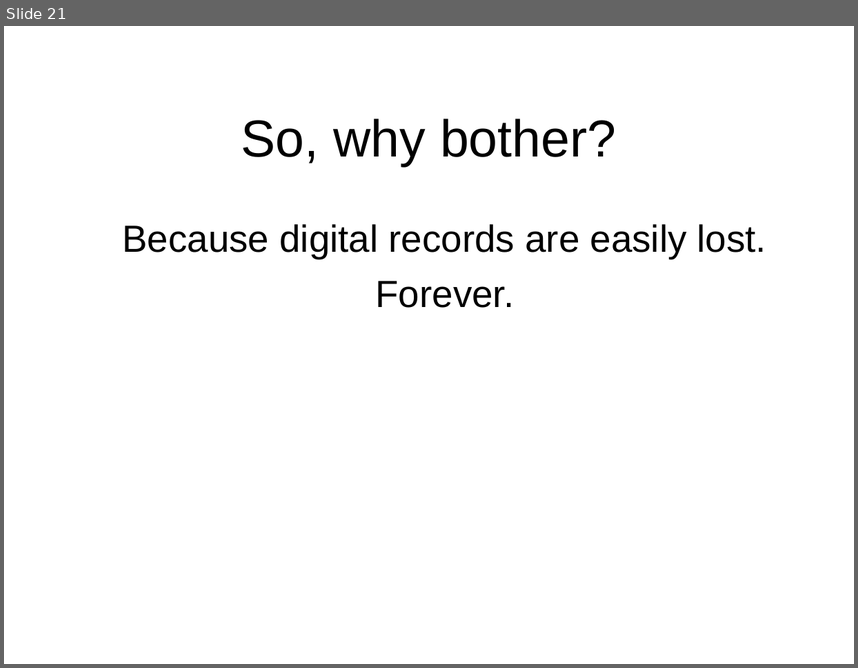
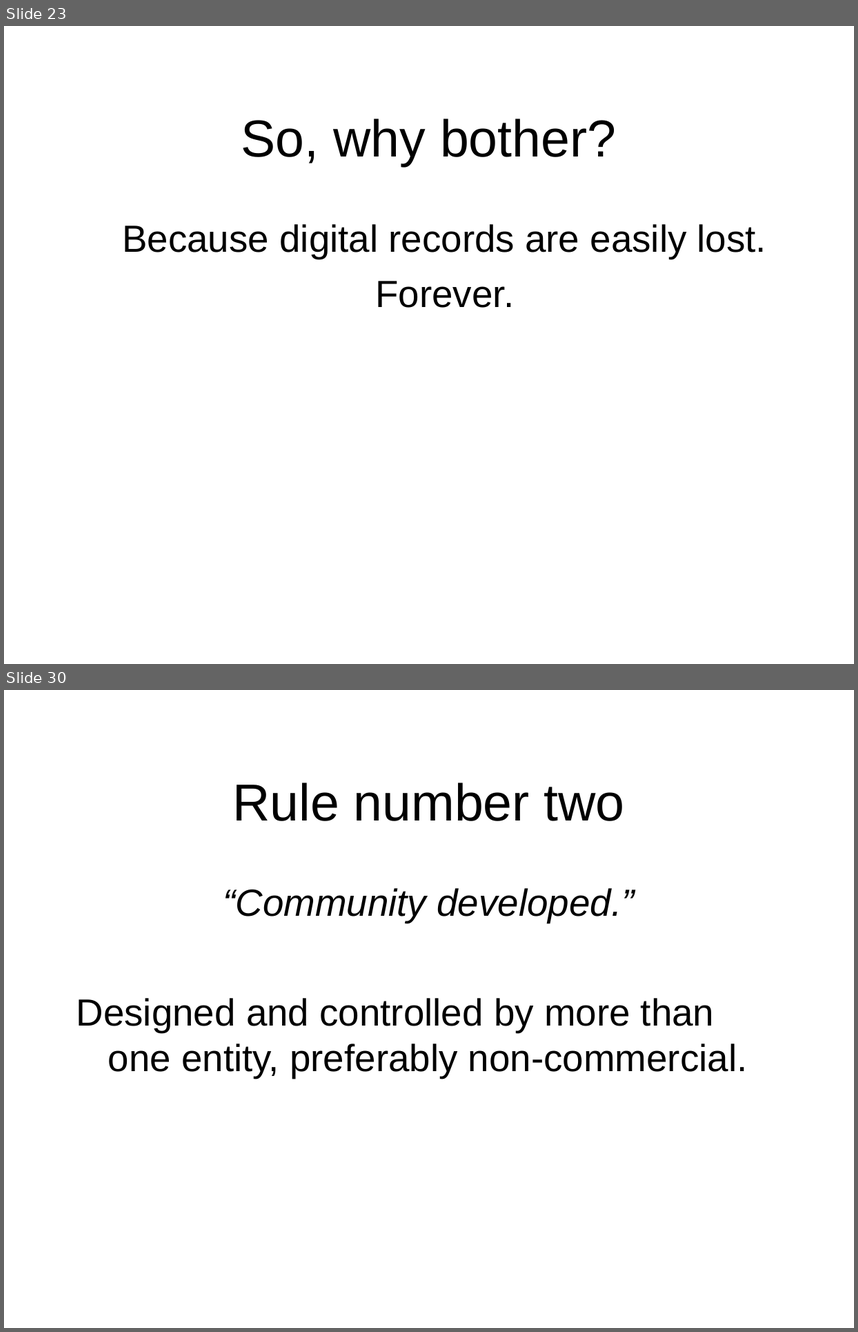
Before and after one commit to toneill/naa, a slide deck: doco/digital-preservation-chris-smart.odp. Shown one above the other, each under a label of ours: slide 21 before the commit, slides 23 and 30 after it; the slides between them are not shown. The pictures are 858x668 and 858x1332 pixels, drawn with LibreOffice and Linux fonts; fonts in the diff are those of the drawing; background and template pictures are left out. Boxes give left, top, right and bottom in pixels: in the first picture for what was removed or moved away, otherwise in the second. Text is boxed around its words. In the diff, an @@ line names an element or a change of style, - is before the commit and + after.

```diff
--- a/doco/digital-preservation-chris-smart.odp
+++ b/doco/digital-preservation-chris-smart.odp
@@ slide 30 added at bbox=[4, 690, 854, 1328], background picture (left out) @@
@@ title added at bbox=[232, 782, 625, 821], 44 pt, text #000000 @@
+Rule number two
@@ text added at bbox=[76, 888, 748, 1078], 32 pt, text #000000 @@
+“Community developed.”
+Designed and controlled by more than one entity, preferably non-commercial.
@@ what was slide 21 is now slide 23 @@
```
Also in this commit, not shown: 8 slides changed, 18 other slides added.
